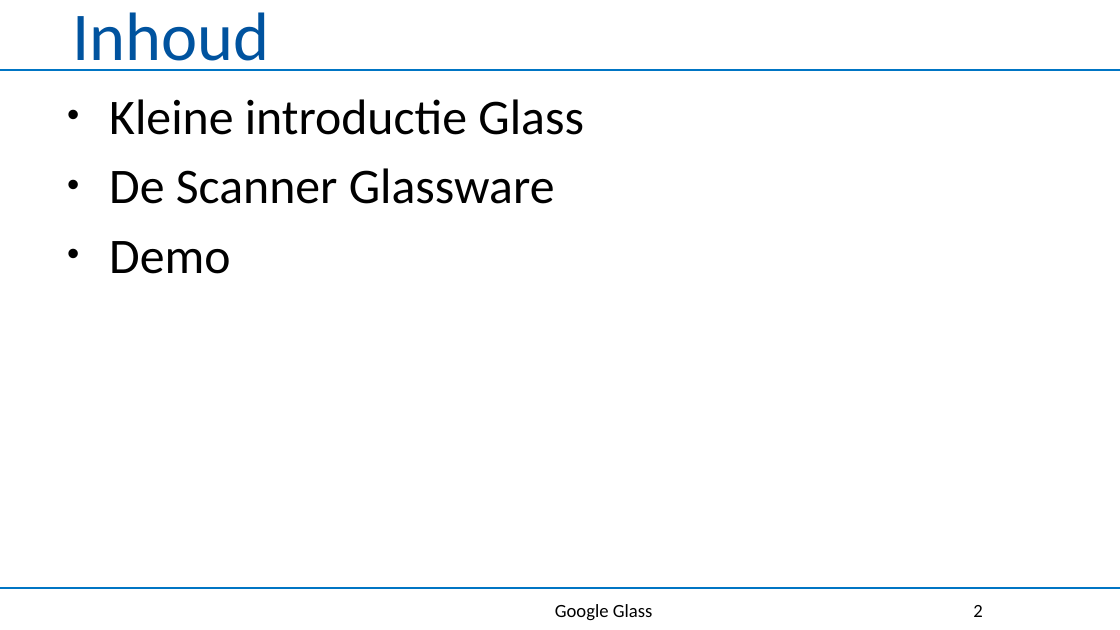
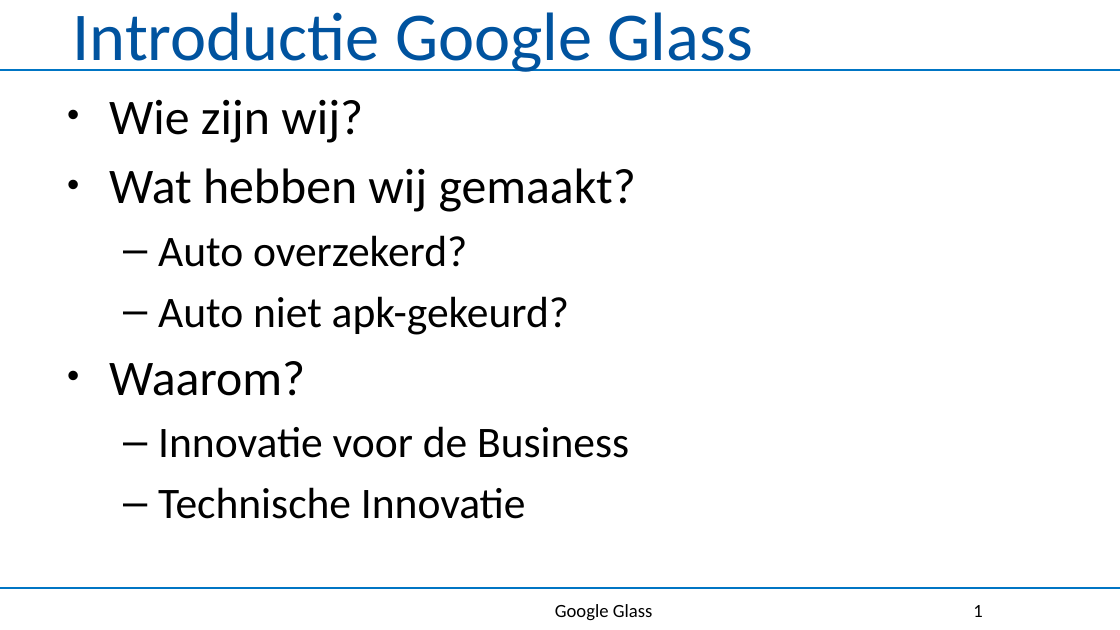
Before and after one commit to mikehoogesteger/Google-glass, a slide deck: slide 1 of Documenten/BUO vergadering presentation(demo).pptx (slide 2 before the commit). Drawn at 1120x630 pixels with LibreOffice and Linux fonts; fonts in the diff are those of the drawing; background and template pictures are left out. Boxes give left, top, right and bottom in pixels: in the first picture for what was removed or moved away, otherwise in the second. Text is boxed around its words. In the diff, an @@ line names an element or a change of style, - is before the commit and + after.

```diff
--- a/Documenten/BUO vergadering presentation(demo).pptx
+++ b/Documenten/BUO vergadering presentation(demo).pptx
@@ title at (72, 12, 753, 72): text changed @@
-Inhoud
+Introductie Google Glass
@@ text at (109, 99, 636, 519): text changed; size 32 to 28 pt @@
-• Kleine introductie Glass
-• De Scanner Glassware
-• Demo
+• Wie zijn wij?
+• Wat hebben wij gemaakt?
+  – Auto overzekerd?
+  – Auto niet apk-gekeurd?
+• Waarom?
+  – Innovatie voor de Business
+  – Technische Innovatie
@@ page number at (973, 605, 982, 617): text changed @@
-2
+1
```
Also in this commit, not shown: 2 other slides changed, 2 slides removed.
